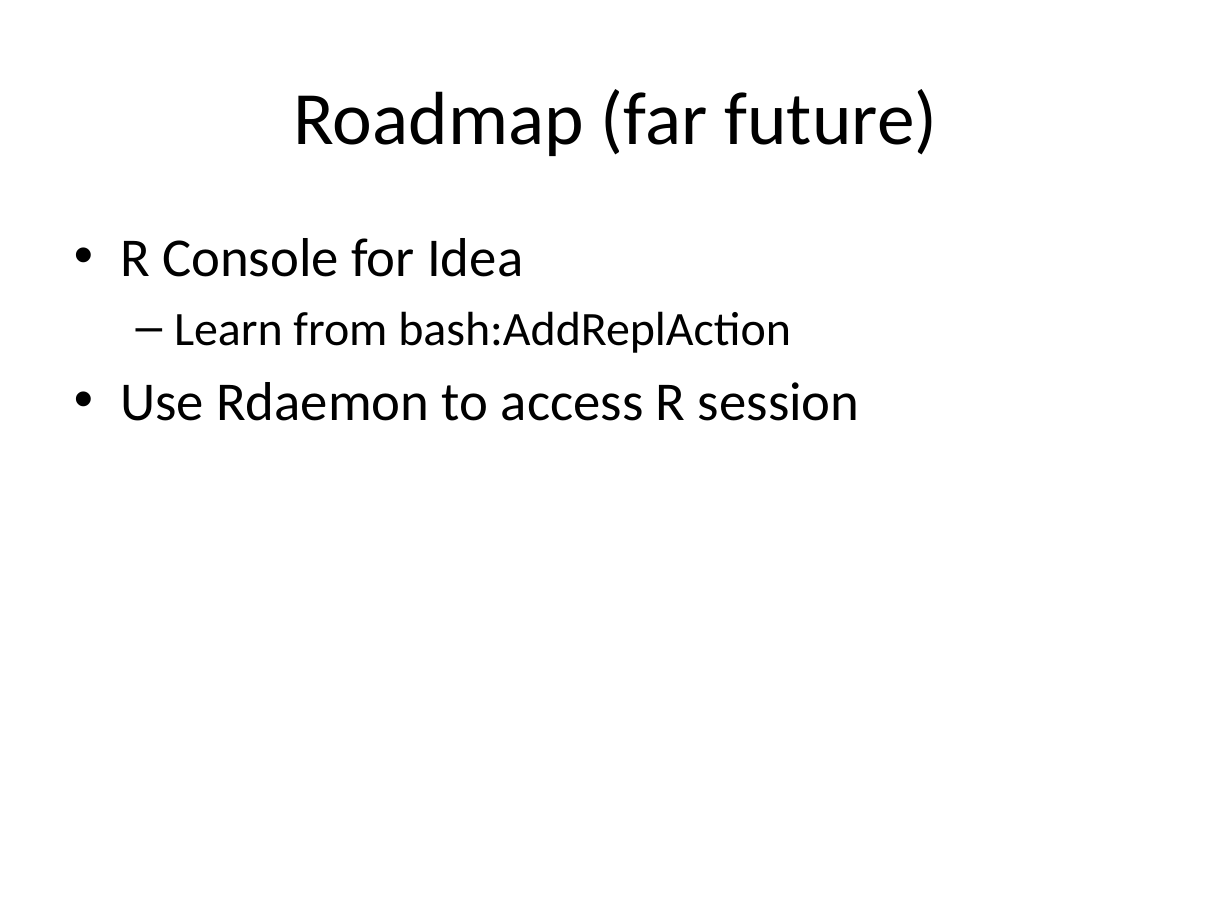
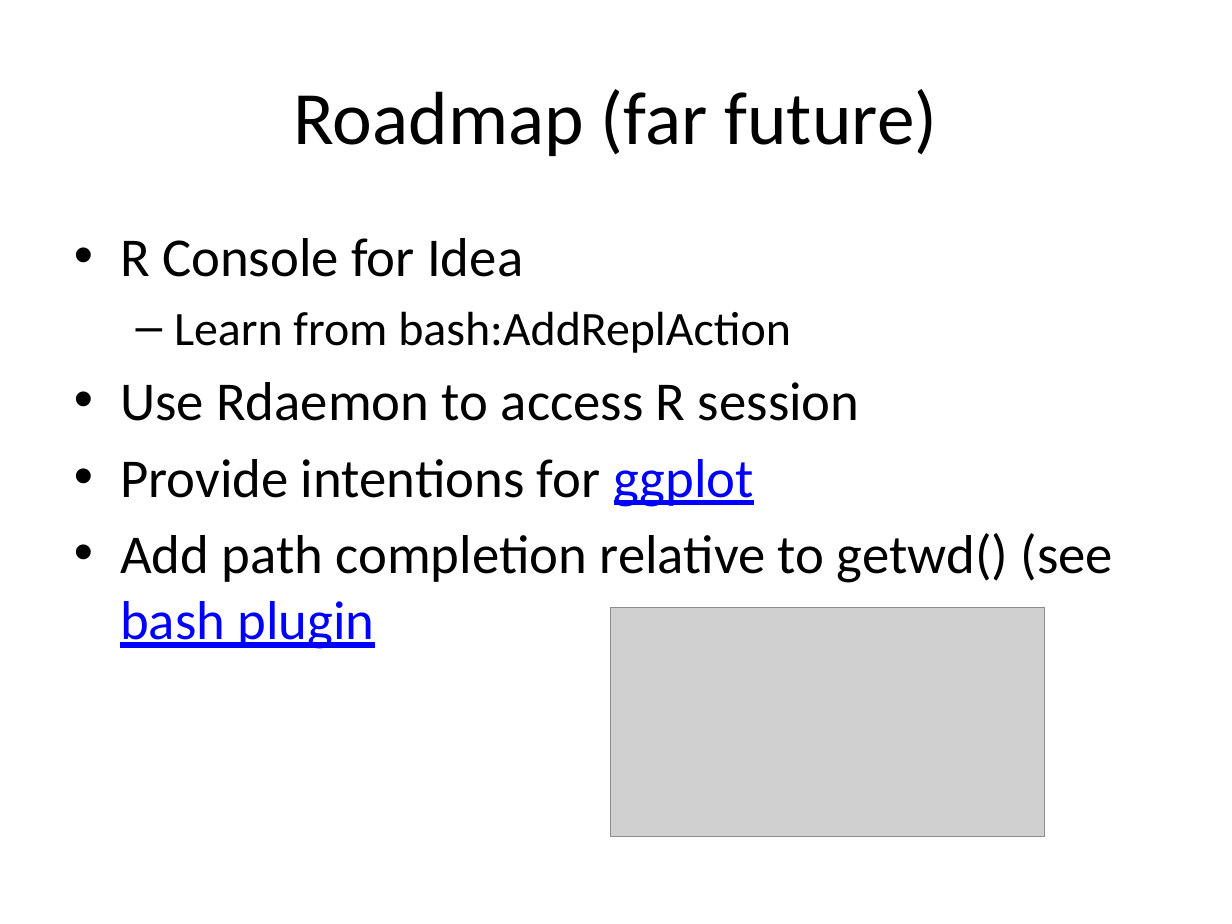
Before and after one commit to holgerbrandl/r4intellij, a slide deck: slide 7 of R4Intellij.pptx (slide 6 before the commit). Drawn at 1232x924 pixels with LibreOffice and Linux fonts; fonts in the diff are those of the drawing; grey boxes stand for pictures. Boxes give left, top, right and bottom in pixels: in the first picture for what was removed or moved away, otherwise in the second. Text is boxed around its words. In the diff, an @@ line names an element or a change of style, - is before the commit and + after.

```diff
--- a/R4Intellij.pptx
+++ b/R4Intellij.pptx
@@ text at [120, 459, 1113, 649]: paragraphs added @@
+• Provide intentions for ggplot
+• Add path completion relative to getwd() (see bash plugin
@@ picture added at [610, 607, 1045, 837] @@
```
Also in this commit, not shown: 1 other slide changed, 13 slides added, 4 other files.
